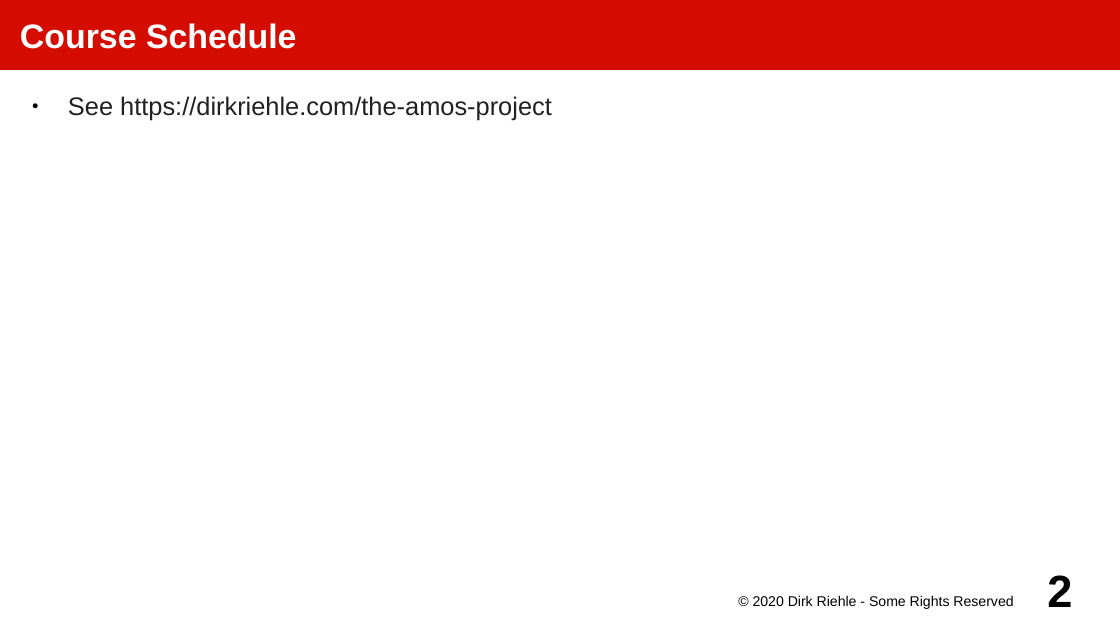
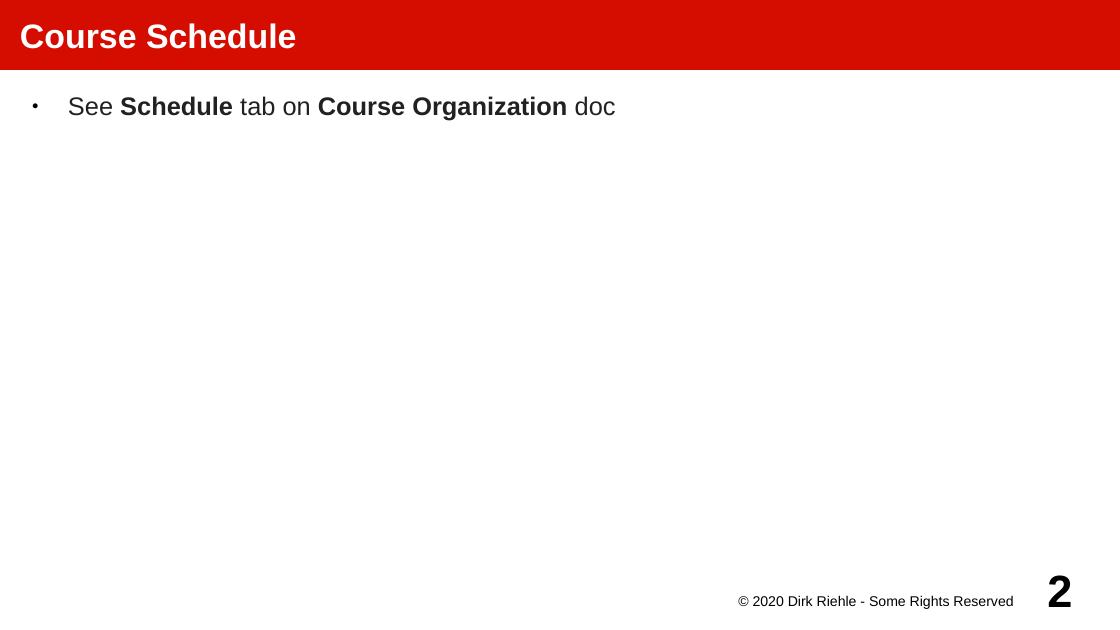
Before and after one commit to dirkriehle/amos-course, a slide deck: slide 2 of Lecture slides/AMOS A02 - Course Homework.odp. Drawn at 1120x630 pixels with LibreOffice and Linux fonts; fonts in the diff are those of the drawing. Boxes give left, top, right and bottom in pixels: in the first picture for what was removed or moved away, otherwise in the second. Text is boxed around its words. In the diff, an @@ line names an element or a change of style, - is before the commit and + after.

```diff
--- a/Lecture slides/AMOS A02 - Course Homework.odp
+++ b/Lecture slides/AMOS A02 - Course Homework.odp
@@ text at [68,96,616,120]: text changed; bold on @@
-● See https://dirkriehle.com/the-amos-project
+● See Schedule tab on Course Organization doc
```
Also in this commit, not shown: 4 other files.
